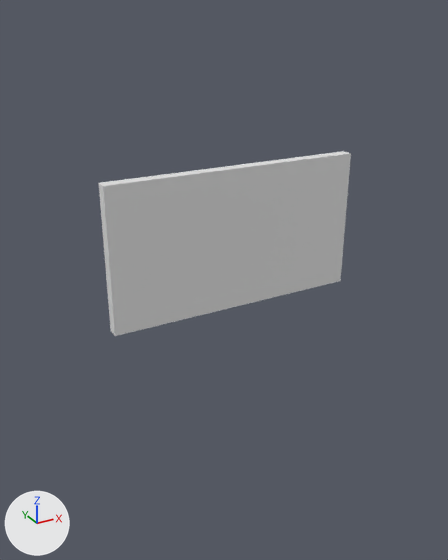
One commit to the FBX model Art/LeoArt/billboard.fbx: the scene before it, then after it.
The view is the same before and after, from a 50 mm lens placed at (-15.2, -26.4, 11.0), pointed at (-0.4, 0.5, -2.5). Every picture has the same lights, and +X, +Y and +Z are marked at lower left. The older version comes first. Where no turn or scale is listed for an object, it has been applied to the vertices.
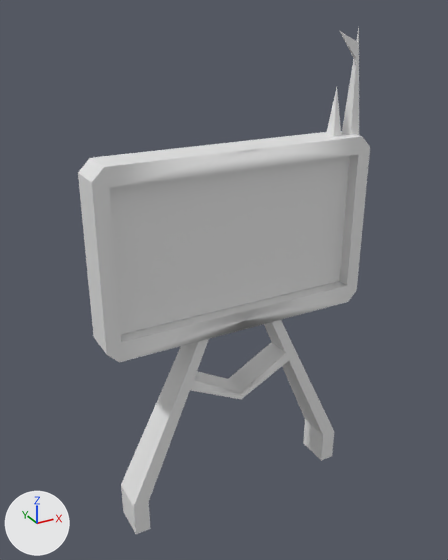
The newer file is also turned or shifted as a whole; pictures and numbers use the older file's frame.

What differs and where, as boxes [x1, y1, x2, y2] in the pictures (448 x 560 px):
'Cube.001', added
    after: [78, 131, 370, 362]
'Cube.002', added
    after: [121, 320, 334, 534]
'Cube.003', added
    after: [340, 28, 359, 136]
'Cube.004', added
    after: [326, 88, 341, 137]

Patch to the scene script:
```diff
--- a/Art/LeoArt/billboard.fbx.py
+++ b/Art/LeoArt/billboard.fbx.py
@@ me_cube_004 @@
+me_cube_004.from_pydata(...)  # a 5-sided cone pointing to +z spanning x 6.51..7.6, y -0.46..0.57, z 19.0..22.4
@@ me_cube_002 @@
+me_cube_002.from_pydata(...)  # 44 vertices, 43 faces; spans x -6.89..6.89, y -1.0..1.0, z -1.0..10.65
@@ me_cube_003 @@
+me_cube_003.from_pydata(...)  # 16 vertices, 12 faces; spans x 5.81..7.6, y -0.46..0.57, z 19.0..25.25
@@ me_cube_005 @@
+me_cube_005.from_pydata(...)  # 48 vertices, 46 faces; spans x -7.7..7.7, y -1.0..1.0, z 10.2..19.9
@@ ob_cube_004 @@
+ob_cube_004 = bpy.data.objects.new('Cube.004', me_cube_004)
+ob_cube_004.location = (-1.13, 0.0, -15.1)
@@ ob_cube_002 @@
+ob_cube_002 = bpy.data.objects.new('Cube.002', me_cube_002)
+ob_cube_002.location = (0.0, 0.0, -15.1)
@@ ob_cube_003 @@
+ob_cube_003 = bpy.data.objects.new('Cube.003', me_cube_003)
+ob_cube_003.location = (0.0, 0.0, -15.1)
@@ ob_cube_001 @@
+ob_cube_001 = bpy.data.objects.new('Cube.001', me_cube_005)
+ob_cube_001.location = (0.0, 0.0, -15.1)
```
